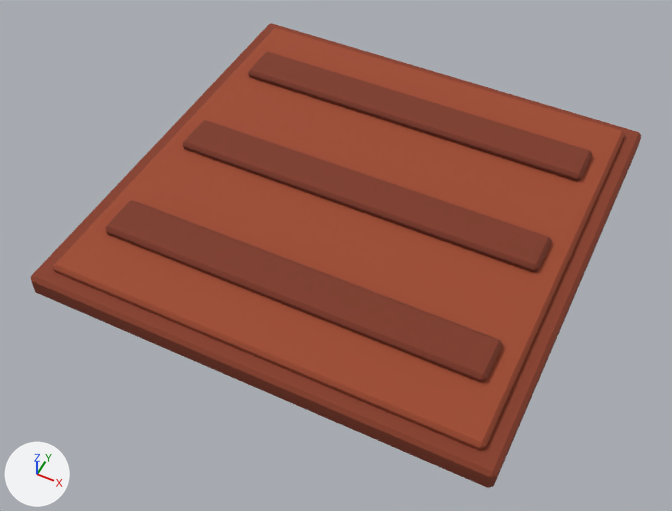
Two versions of the glTF model apps/game/public/assets/models/ground.glb, one commit apart.
Camera for both pictures: a camera (50 mm lens) standing at (1.14, -2.47, 2.79) and looking at (-0.01, -0.19, -0.06). Lighting does not change. The marker at lower left points along +X, +Y and +Z. The first picture is the older version. Vertices at exactly the same position are counted once.

The first picture shows 'SM_ground_plot'.
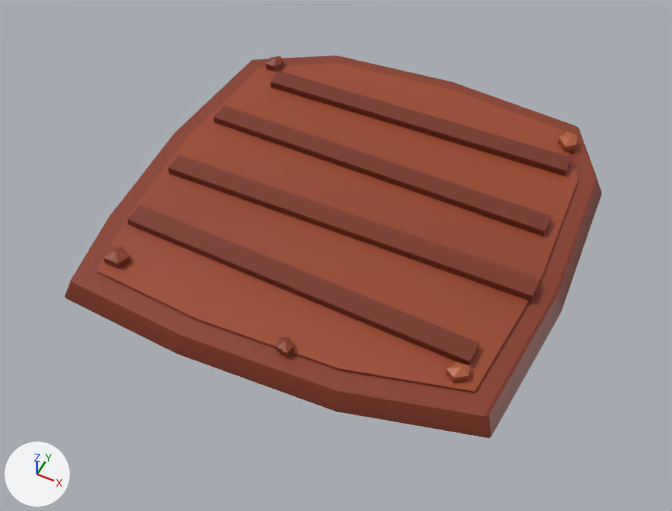
What differs and where, as boxes (x1, y1, x2, y2) in the pictures (672 x 511 px):
'SM_ground_plot', reshaped (12% narrower, 18% shorter)
    before: (31, 23, 641, 488)
    after: (65, 55, 602, 438)
part 1 of me_sm_ground_plot, added (brown)
    after: (103, 247, 131, 269)
part 2 of me_sm_ground_plot, rebuilt (12% narrower, 18% shorter)
    before: (31, 23, 641, 488)
    after: (65, 55, 602, 438)
part 3 of me_sm_ground_plot, rebuilt (12% narrower, 19% shorter)
    before: (248, 51, 592, 181)
    after: (270, 71, 572, 176)
part 4 of me_sm_ground_plot, rebuilt (11% narrower, 11% shorter)
    before: (105, 200, 503, 382)
    after: (127, 205, 480, 366)
part 5 of me_sm_ground_plot, rebuilt (16% narrower, 22% shorter)
    before: (53, 28, 625, 451)
    after: (96, 63, 578, 391)
part 6 of me_sm_ground_plot, reshaped
    before: (183, 120, 552, 272)
    after: (168, 56, 577, 382)

What changed in the scene script:
```text
Add mat_defaultmaterial:
    mat_defaultmaterial = bpy.data.materials.new('DefaultMaterial')
    mat_defaultmaterial.use_nodes = True; mat_defaultmaterial.node_tree.nodes.clear()
    _N = mat_defaultmaterial.node_tree.nodes; _L = mat_defaultmaterial.node_tree.links
    n0 = _N.new('ShaderNodeOutputMaterial'); n0.name = 'Material Output'
    n1 = _N.new('ShaderNodeBsdfPrincipled'); n1.name = 'Principled BSDF'
    n2 = _N.new('ShaderNodeVertexColor'); n2.name = 'Color Attribute'
    _L.new(n1.outputs[0], n0.inputs[0])  # 'BSDF' to 'Surface'
    _L.new(n2.outputs[0], n1.inputs[0])  # 'Color' to 'Base Color'
Change me_sm_ground_plot:
    used by ob_sm_ground_plot; location = (0.0, 0.0, 0.0)
    remove me_sm_ground_plot.from_pydata(...)  # 120 vertices, 220 faces; spans x -0.94..0.94, y -0.94..0.94, z 0.0..0.17
    remove me_sm_ground_plot.materials.append(mat_m_farmrise_vertexcolour)
    add me_sm_ground_plot.from_pydata(...)  # 167 vertices, 280 faces; spans x -0.94..0.92, y -0.94..0.94, z 0.0..0.16
    me_sm_ground_plot part 1: a new loose piece, a UV sphere (5 segments, 3 rings, poles along z) spanning x -0.734..-0.626, y -0.756..-0.676, z 0.084..0.156, in mat_defaultmaterial
    me_sm_ground_plot part 2: the loose piece of 24 vertices spanning x -0.94..0.94, y -0.94..0.94, z 0.0..0.1 is rebuilt with 62 vertices and now spans x -0.94..0.92, y -0.94..0.94, z 0.0..0.1, in mat_defaultmaterial
    me_sm_ground_plot part 3: the loose piece of 24 vertices spanning x -0.79..0.79, y 0.46..0.65, z 0.12..0.17 is rebuilt with 8 vertices and now spans x -0.67..0.72, y 0.47..0.59, z 0.11..0.14, in mat_defaultmaterial
    me_sm_ground_plot part 4: the loose piece of 24 vertices spanning x -0.79..0.79, y -0.65..-0.46, z 0.12..0.17 is rebuilt with 8 vertices and now spans x -0.75..0.71, y -0.58..-0.46, z 0.11..0.14, in mat_defaultmaterial
    me_sm_ground_plot part 5: the loose piece of 24 vertices spanning x -0.87..0.87, y -0.87..0.87, z 0.08..0.13 is rebuilt with 13 vertices and now spans x -0.83..0.81, y -0.83..0.83, z 0.11, in mat_defaultmaterial
    me_sm_ground_plot part 6
    24 vertices are removed from x -0.79..0.79, y -0.09..0.09, z 0.12..0.17
    44 faces are deleted
    46 vertices are added at x -0.77..0.81, y -0.83..0.75, z 0.09..0.15
    10 new vertices lie (0.0, 0.0, 0.04) away from vertices in x -0.76..0.71, y 0.58..0.75, z 0.1
    8 new vertices lie (0.0, 0.09, 0.0) away from vertices in x -0.77..0.81, y -0.22..0.14, z 0.11..0.14
    104 new faces join them
    add me_sm_ground_plot.materials.append(mat_defaultmaterial)
```
